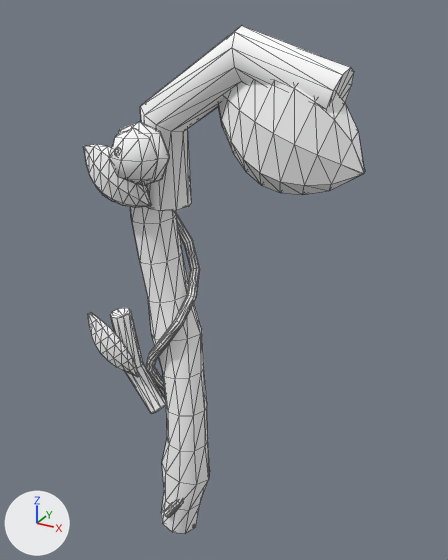
A saved change to the OBJ model src/main/resources/assets/sunlit_journal_core/models/fantasy/fairy_forest/hoe.obj.
Both versions are drawn from a camera (50 mm lens) standing at (0.997, -1.232, 0.909) and looking at (0.586, -0.485, 0.536). The lights are fixed; the arrows at lower left show +X, +Y and +Z. The first picture is the older version. Mesh edges are drawn as thin lines. Where no turn or scale is listed for an object, it has been applied to the vertices. Vertices at exactly the same position are counted once.

Objects in the first picture: 'hoe'.
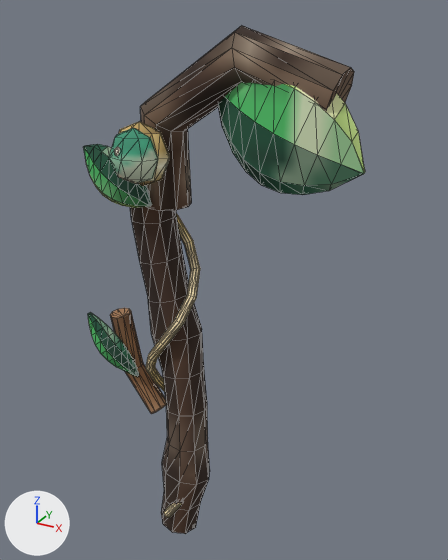
What differs and where, as boxes [x1, y1, x2, y2] in the pictures (448 x 560 px):
'hoe', surface changed (darker)
    both: [84, 26, 365, 534]

The change, as a diff of the scene's bpy script:
```diff
--- a/src/main/resources/assets/sunlit_journal_core/models/fantasy/fairy_forest/hoe.obj.py
+++ b/src/main/resources/assets/sunlit_journal_core/models/fantasy/fairy_forest/hoe.obj.py
@@ img_gem @@
+img_gem = load_image('gem', '../../../textures/item/fantasy_materials/fairy_forest/gem.png', 16, 16, 'sRGB')
@@ img_metal @@
+img_metal = load_image('metal', '../../../textures/item/fantasy_materials/fairy_forest/metal.png', 64, 64, 'sRGB')
@@ img_accent @@
+img_accent = load_image('accent', '../../../textures/item/fantasy_materials/fairy_forest/accent.png', 16, 16, 'sRGB')
@@ img_light @@
+img_light = load_image('light', '../../../textures/item/fantasy_materials/fairy_forest/light.png', 64, 64, 'sRGB')
@@ img_main @@
+img_main = load_image('main', '../../../textures/item/fantasy_materials/fairy_forest/main.png', 64, 64, 'sRGB')
@@ img_shade @@
+img_shade = load_image('shade', '../../../textures/item/fantasy_materials/fairy_forest/shade.png', 64, 64, 'sRGB')
@@ img_edge @@
+img_edge = load_image('edge', '../../../textures/item/fantasy_materials/fairy_forest/edge.png', 64, 64, 'sRGB')
@@ img_wrap @@
+img_wrap = load_image('wrap', '../../../textures/item/fantasy_materials/fairy_forest/wrap.png', 32, 32, 'sRGB')
@@ img_grip @@
+img_grip = load_image('grip', '../../../textures/item/fantasy_materials/fairy_forest/grip.png', 32, 32, 'sRGB')
@@ img_grip_shade @@
+img_grip_shade = load_image('grip_shade', '../../../textures/item/fantasy_materials/fairy_forest/grip_shade.png', 32, 32, 'sRGB')
@@ mat_grip_shade @@
 mat_grip_shade = principled_material('grip_shade')
-mat_grip_shade.texture = img_fantasy_white
+mat_grip_shade.texture = img_grip_shade
 mat_grip_shade.roughness = 1.0
@@ mat_grip @@
 mat_grip = principled_material('grip')
-mat_grip.texture = img_fantasy_white
+mat_grip.texture = img_grip
 mat_grip.roughness = 1.0
@@ mat_wrap @@
 mat_wrap = principled_material('wrap')
-mat_wrap.texture = img_fantasy_white
+mat_wrap.texture = img_wrap
 mat_wrap.roughness = 1.0
@@ mat_edge @@
 mat_edge = principled_material('edge')
-mat_edge.texture = img_fantasy_white
+mat_edge.texture = img_edge
 mat_edge.roughness = 1.0
@@ mat_shade @@
 mat_shade = principled_material('shade')
-mat_shade.texture = img_fantasy_white
+mat_shade.texture = img_shade
 mat_shade.roughness = 1.0
@@ mat_main @@
 mat_main = principled_material('main')
-mat_main.texture = img_fantasy_white
+mat_main.texture = img_main
 mat_main.roughness = 1.0
@@ mat_light @@
 mat_light = principled_material('light')
-mat_light.texture = img_fantasy_white
+mat_light.texture = img_light
 mat_light.roughness = 1.0
@@ mat_accent @@
 mat_accent = principled_material('accent')
-mat_accent.texture = img_fantasy_white
+mat_accent.texture = img_accent
 mat_accent.roughness = 1.0
@@ mat_metal @@
 mat_metal = principled_material('metal')
-mat_metal.texture = img_fantasy_white
+mat_metal.texture = img_metal
 mat_metal.roughness = 1.0
@@ mat_gem @@
 mat_gem = principled_material('gem')
-mat_gem.texture = img_fantasy_white
+mat_gem.texture = img_gem
 mat_gem.roughness = 1.0
@@ me_hoe @@
 me_hoe.from_pydata(...)  # 627 vertices, 1214 faces; spans x 0.357..0.792, y -0.602..-0.456, z 0.035..0.889
 # used by ob_hoe; location = (0.0, 0.0, 0.0)
+# me_hoe part 1: texture (UV) coordinates of 1214 of 1214 faces, centred in x 0.357..0.792, y -0.597..-0.457, z 0.036..0.873, changed; they spanned u 0.5..0.5, v 0.5..0.5 and now span u 0.0..1.0, v 0.0..1.0
 me_hoe.materials.append(mat_grip_shade)
```
